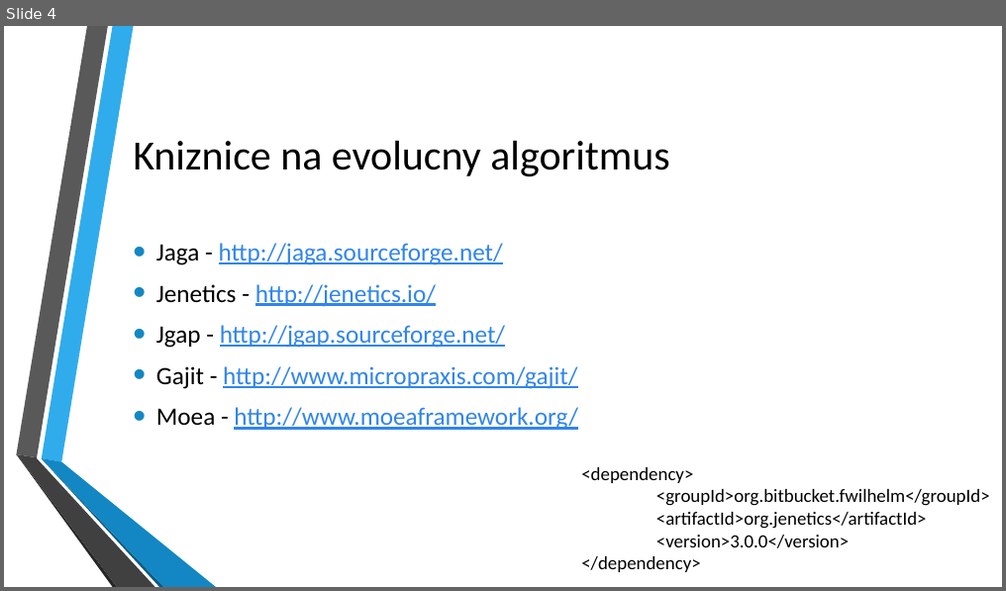
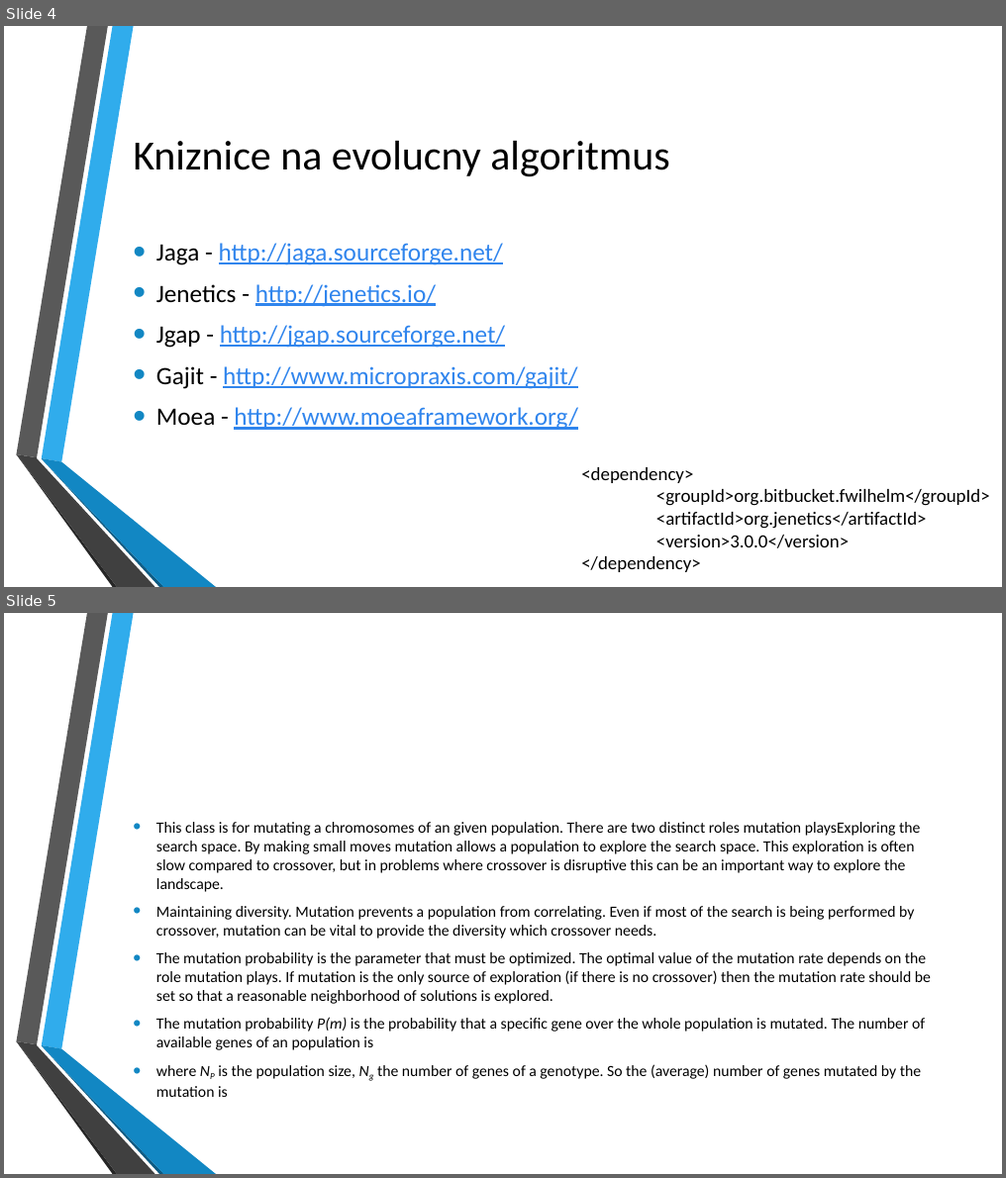
Before and after one commit to sekys/fiit-evo.turnaj, a slide deck: prezentacia.pptx. Shown one above the other, each under a label of ours: slide 4 before the commit, slides 4 and 5 after it. The pictures are 1006x591 and 1006x1178 pixels, drawn with LibreOffice and Linux fonts; fonts in the diff are those of the drawing; background and template pictures are left out. Boxes give left, top, right and bottom in pixels: in the first picture for what was removed or moved away, otherwise in the second. Text is boxed around its words. In the diff, an @@ line names an element or a change of style, - is before the commit and + after.

```diff
--- a/prezentacia.pptx
+++ b/prezentacia.pptx
@@ slide 5 added at (x1=4, y1=613, x2=1002, y2=1174), background picture (left out); not listed: 6 template elements that a slide beside it also shows @@
@@ text added at (x1=156, y1=822, x2=931, y2=1097), 15 pt, text #000000 @@
+• This class is for mutating a chromosomes of an given population. There are two distinct roles mutation playsExploring the search space. By making small moves mutation allows a population to explore the search space. This exploration is often slow compared to crossover, but in problems where crossover is disruptive this can be an important way to explore the landscape.
+• Maintaining diversity. Mutation prevents a population from correlating. Even if most of the search is being performed by crossover, mutation can be vital to provide the diversity which crossover needs.
+• The mutation probability is the parameter that must be optimized. The optimal value of the mutation rate depends on the role mutation plays. If mutation is the only source of exploration (if there is no crossover) then the mutation rate should be set so that a reasonable neighborhood of solutions is explored.
+• The mutation probability P(m) is the probability that a specific gene over the whole population is mutated. The number of available genes of an population is
+• where NP is the population size, Ng the number of genes of a genotype. So the (average) number of genes mutated by the mutation is
```
Also in this commit, not shown: 1 slide removed, 16 other files.
